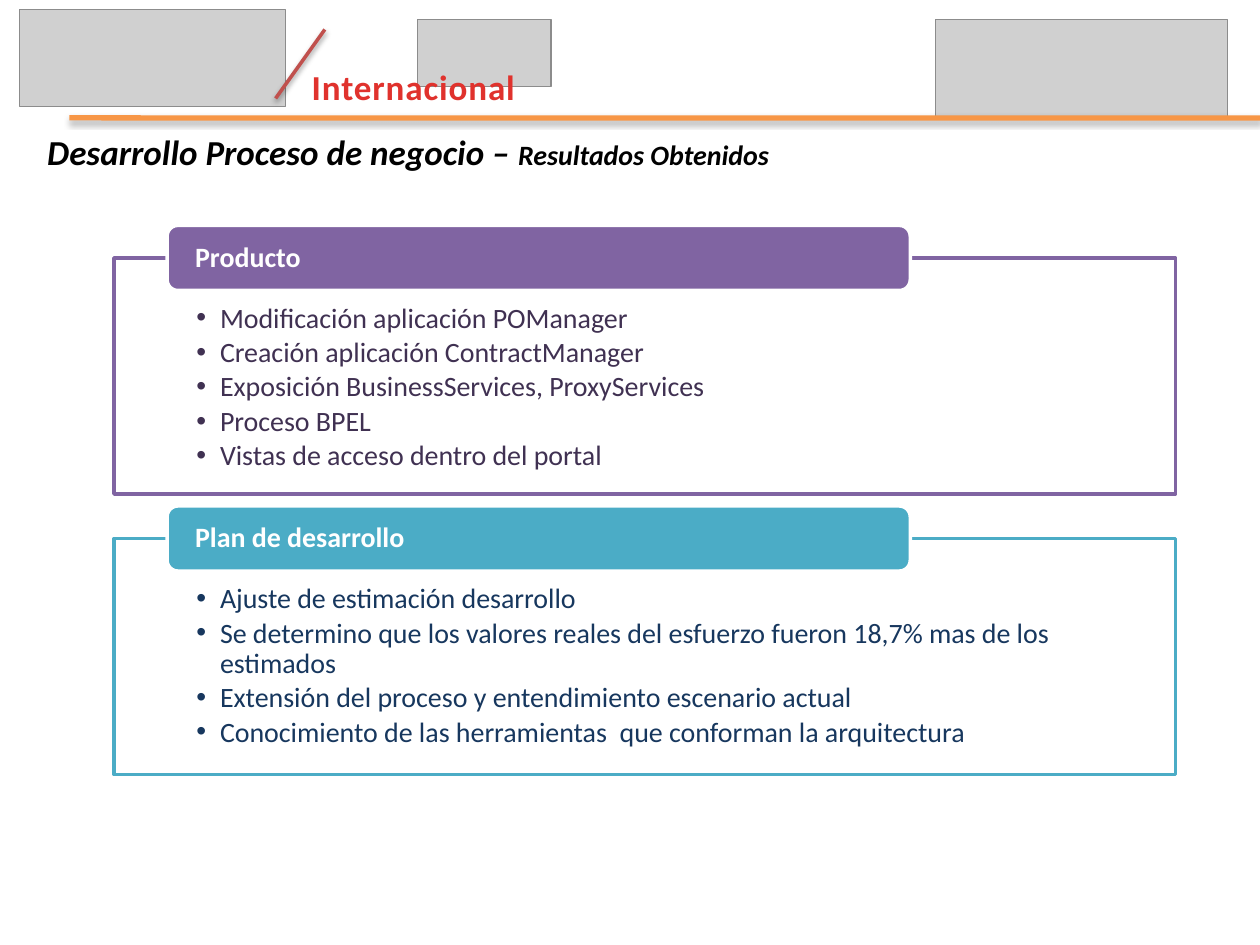
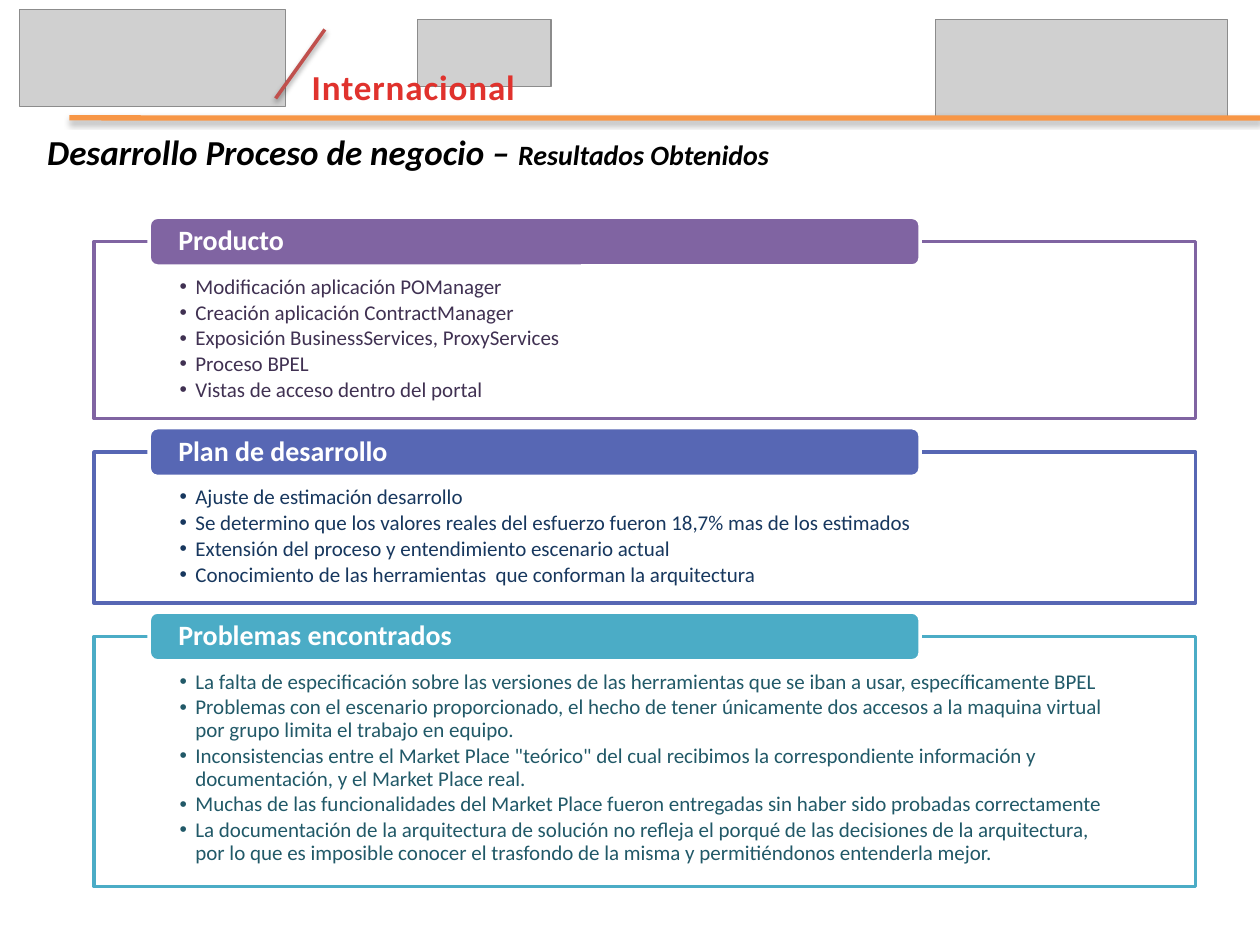
Before and after one commit to leseroth/ingenium-managment, a slide deck: slide 10 of CSOF5200 Proyecto 2/0727PresentacionIngenium.pptx. Drawn at 1260x945 pixels with LibreOffice and Linux fonts; fonts in the diff are those of the drawing; grey boxes stand for pictures. Boxes give left, top, right and bottom in pixels: in the first picture for what was removed or moved away, otherwise in the second. Text is boxed around its words. In the diff, an @@ line names an element or a change of style, - is before the commit and + after.

Commit message:
Presentación

```diff
--- a/CSOF5200 Proyecto 2/0727PresentacionIngenium.pptx
+++ b/CSOF5200 Proyecto 2/0727PresentacionIngenium.pptx
@@ text "Producto": place and size @@
-text "Producto" at bbox=[195, 247, 301, 267]
+text "Producto" at bbox=[178, 230, 284, 250]
@@ rounded rectangle: place and size @@
-rounded rectangle at bbox=[168, 226, 911, 291]
+rounded rectangle at bbox=[149, 217, 920, 266]
@@ text "Modificación aplicación POManager": place and size @@
-text "Modificación aplicación POManager" at bbox=[220, 308, 704, 470]
+text "Modificación aplicación POManager" at bbox=[195, 279, 559, 401]
@@ text "Modificación aplicación POManager" at bbox=[195, 279, 559, 401]: size 16 to 12 pt; indent changed @@
@@ rectangle: place and size @@
-rectangle at bbox=[115, 258, 1177, 494]
+rectangle at bbox=[94, 242, 1196, 420]
@@ text "Plan de desarrollo": place and size @@
-text "Plan de desarrollo" at bbox=[195, 527, 404, 547]
+text "Plan de desarrollo" at bbox=[178, 441, 387, 461]
@@ text "Ajuste de estimación desarrollo" at bbox=[195, 489, 910, 586]: size 16 to 12 pt; indent changed @@
@@ text "Ajuste de estimación desarrollo": place and size @@
-text "Ajuste de estimación desarrollo" at bbox=[220, 588, 1049, 747]
+text "Ajuste de estimación desarrollo" at bbox=[195, 489, 910, 586]
@@ rounded rectangle: place and size @@
-rounded rectangle at bbox=[168, 507, 911, 572]
+rounded rectangle at bbox=[149, 612, 920, 662]
@@ group added at bbox=[94, 427, 1196, 864]: 2 texts, 1 rectangle, 1 rounded rectangle @@
+  •• La falta de especificación sobre las versiones de las herramientas que se iban a usar, específicamente BPEL
+  •• Problemas con el escenario proporcionado, el hecho de tener únicamente dos accesos a la maquina virtual por grupo limita el trabajo en equipo.
+  •• Inconsistencias entre el Market Place "teórico" del cual recibimos la correspondiente información y documentación, y el Market Place real.
+  •• Muchas de las funcionalidades del Market Place fueron entregadas sin haber sido probadas correctamente
+  •• La documentación de la arquitectura de solución no refleja el porqué de las decisiones de la arquitectura, por lo que es imposible conocer el trasfondo de la misma y permitiéndonos entenderla mejor.
+Problemas encontrados
@@ rectangle: place and size @@
-rectangle at bbox=[115, 538, 1177, 774]
+rectangle at bbox=[94, 636, 1196, 886]
```
Also in this commit, not shown: 3 other slides changed, 4 slides added.
